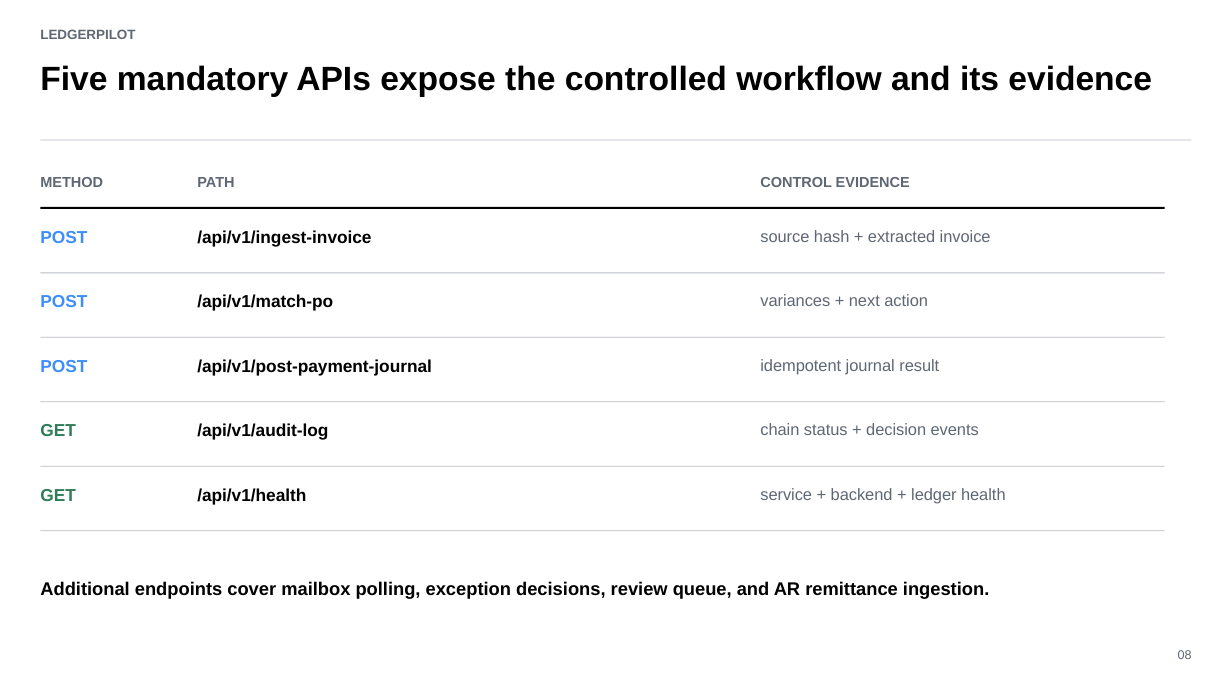
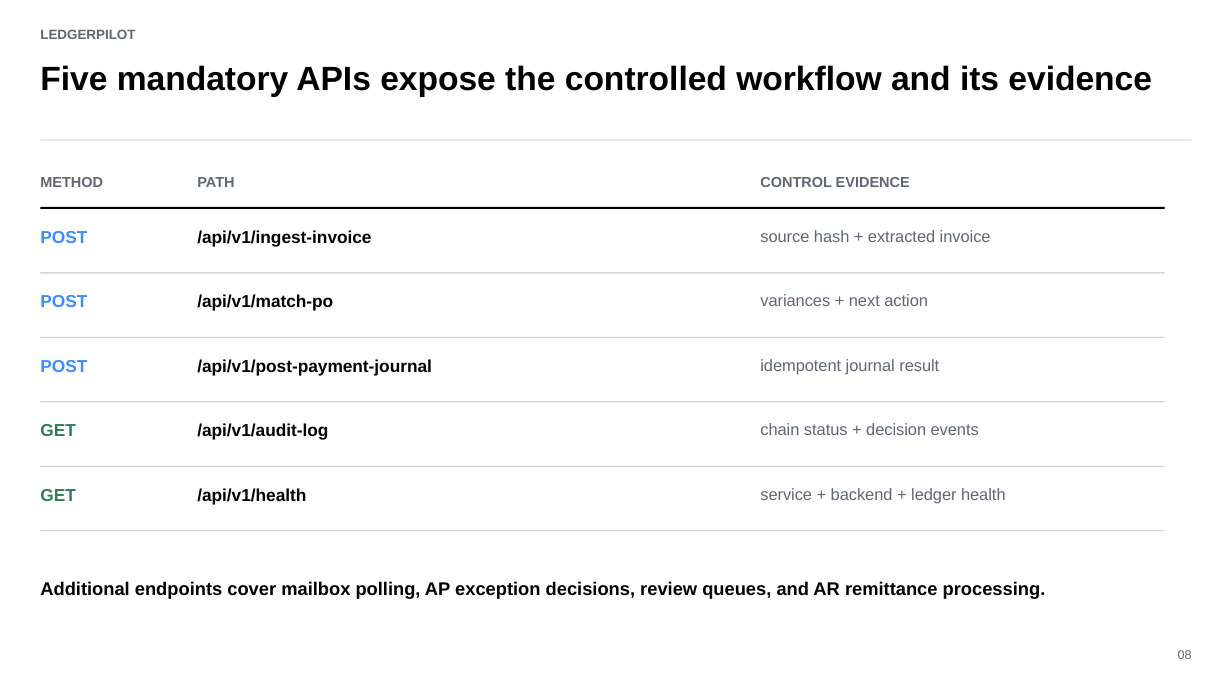
Before and after one commit to saifs1315/Agentic-Invoice-to-Payment, a slide deck: slide 8 of presentation/LedgerPilot_Assignment_Deck.pptx. Drawn at 1232x693 pixels with LibreOffice and Linux fonts; fonts in the diff are those of the drawing. Boxes give left, top, right and bottom in pixels: in the first picture for what was removed or moved away, otherwise in the second. Text is boxed around its words. In the diff, an @@ line names an element or a change of style, - is before the commit and + after.

Commit message:
Polish AR exception visibility and controls

```diff
--- a/presentation/LedgerPilot_Assignment_Deck.pptx
+++ b/presentation/LedgerPilot_Assignment_Deck.pptx
@@ text at bbox=[40, 581, 1046, 599]: text changed @@
-Additional endpoints cover mailbox polling, exception decisions, review queue, and AR remittance ingestion.
+Additional endpoints cover mailbox polling, AP exception decisions, review queues, and AR remittance processing.
```
Also in this commit, not shown: 2 other slides changed, 15 other files.
